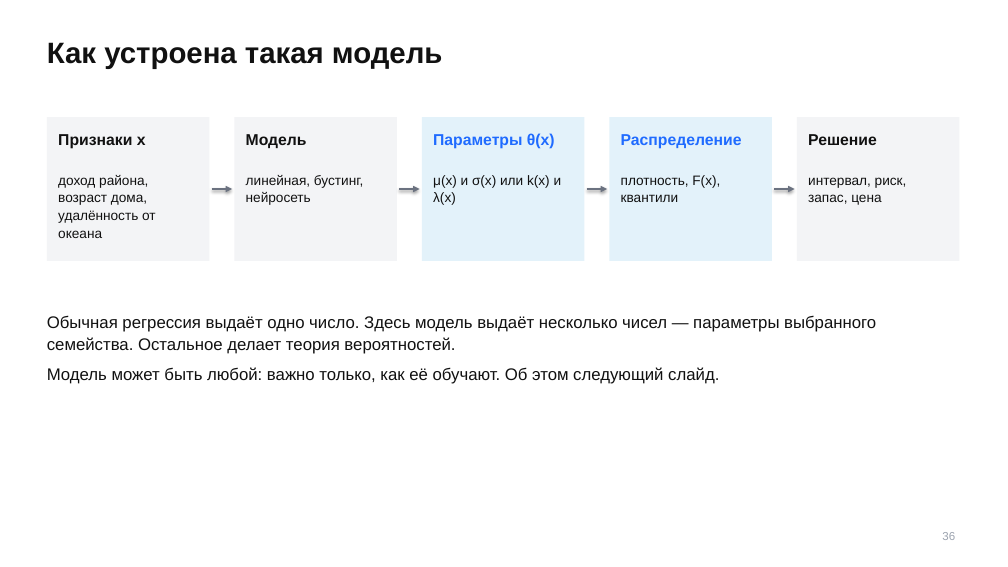
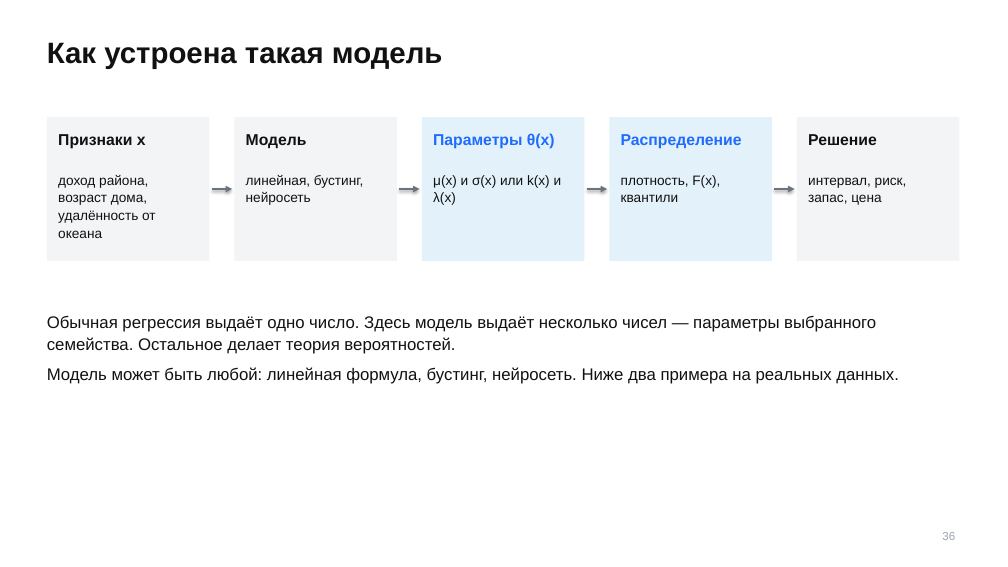
Before and after one commit to TheTonyPub/probability-theory-2026, a slide deck: slide 36 of lectures/06_distributions-17-25-2.pptx. Drawn at 1008x567 pixels with LibreOffice and Linux fonts; fonts in the diff are those of the drawing. Boxes give left, top, right and bottom in pixels: in the first picture for what was removed or moved away, otherwise in the second. Text is boxed around its words. In the diff, an @@ line names an element or a change of style, - is before the commit and + after.

```diff
--- a/lectures/06_distributions-17-25-2.pptx
+++ b/lectures/06_distributions-17-25-2.pptx
@@ text at box(47, 367, 899, 384): text changed @@
-Модель может быть любой: важно только, как её обучают. Об этом следующий слайд.
+Модель может быть любой: линейная формула, бустинг, нейросеть. Ниже два примера на реальных данных.
```
Also in this commit, not shown: 10 other slides changed, 1 slide removed, 1 other file.
